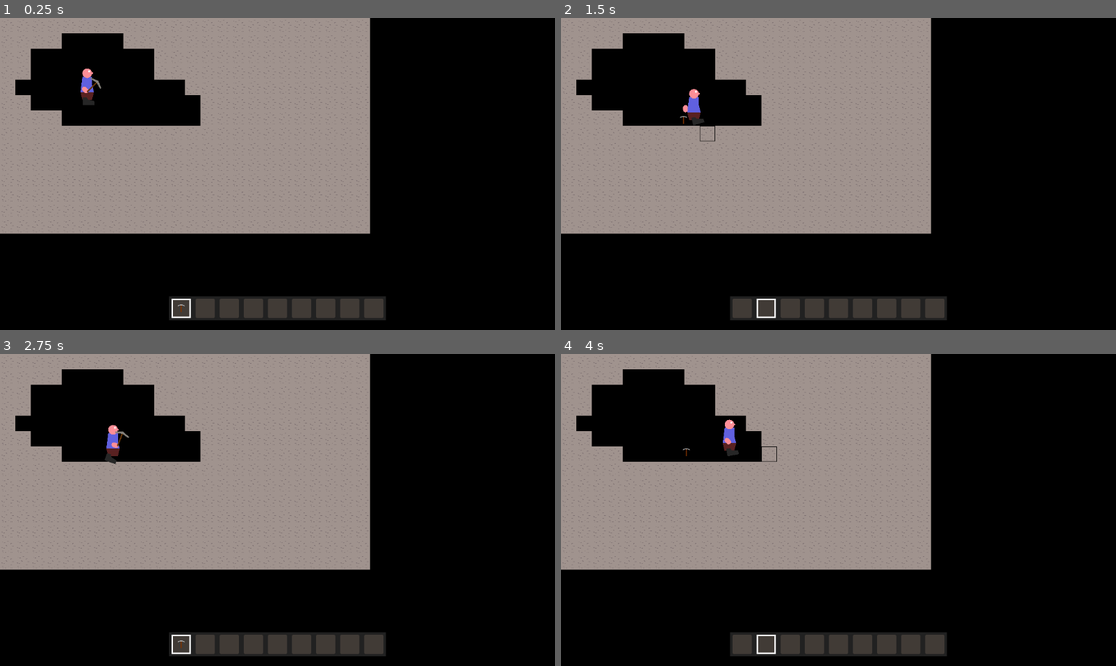
Above: before the commit, frames 1-4 (two rows, left to right).
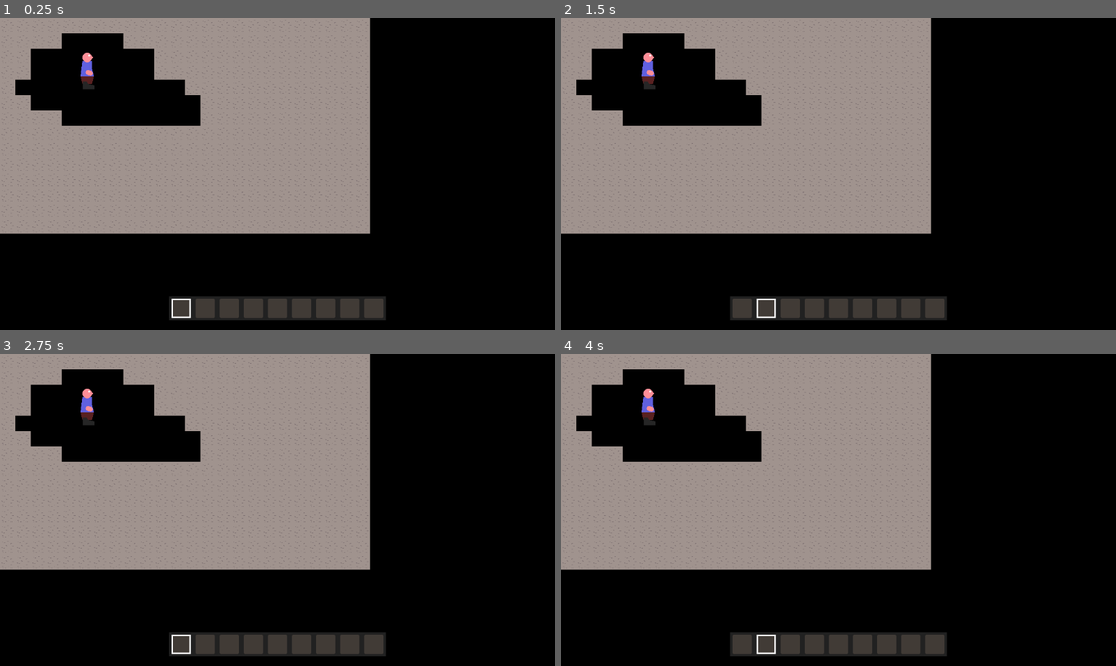
Above: after the commit, the same moments.

Repository: Griiimon/2D-Mining-Sandbox
Game: Godot game, scene res://scenes/game.tscn
The game is run twice, just before and just after one commit, with the same random seed, the same clock (stepped at 60 frames per second) and the same inputs.
Inputs (mouse positions are in pixels of both pictures, inside the frame that each line leads up to):
- Up to frame 1 (0.25 s): no input
- Up to frame 2 (1.5 s): move the mouse to (960, 158) at 0.52 s; hold D (right) from 0.53 s (still down); tap X (drop_item) at 0.6 s; click (960, 158) at 0.67 s; tap Up (jump) at 0.77 s; move the mouse to (727, 189) at 1.27 s; tap E (next_hotbar_item) at 1.35 s
- Up to frame 3 (2.75 s): tap Up (jump) at 1.52 s; move the mouse to (333, 441) at 2.02 s; release D (right) at 2.03 s; hold A (left) from 2.03 s (still down); tap Q (previous_hotbar_item) at 2.1 s
- Up to frame 4 (4 s): move the mouse to (810, 572) at 2.77 s; release A (left) at 2.78 s; hold D (right) from 2.78 s (still down); tap X (drop_item) at 2.85 s; click (810, 572) at 2.92 s; tap Up (jump) at 3.02, 3.77 s; move the mouse to (1005, 556) at 3.52 s; tap E (next_hotbar_item) at 3.6 s

The runs differ from the first frame. In frame 1, 0.4% of the frame differs, in the area x 14-34%, y 11-95%; in frame 2, 0.5%, in the area x 14-28%, y 11-40%; in frame 3, 0.5%; in frame 4, 0.5%.
Error in both runs: Cannot call method 'get_files' on a null value. (res://scripts/data_manager.gd:16)

Commit message:
inventory management

Diff:
--- a/scenes/player.tscn
+++ b/scenes/player.tscn
@@ -114,6 +114,7 @@
 bg_color = Color(0.6, 0.6, 0.6, 0.219608)
 
 [node name="Player" type="CharacterBody2D" node_paths=PackedStringArray("body", "look_pivot", "ray_cast", "main_hand")]
+z_index = 10
 collision_layer = 2
 script = ExtResource("1_ucsv2")
 speed = 100.0
--- a/scripts/inventory.gd
+++ b/scripts/inventory.gd
@@ -12,7 +12,20 @@
 		items.append(InventoryItem.new())
 
 
-func add_item(item: Item, amount: int= 1):
+func add_item(inv_item: InventoryItem, amount: int= 1):
+	inv_item.amount+= amount
+	updated()
+
+
+func sub_item(inv_item: InventoryItem, amount: int= 1):
+	assert(inv_item.amount >= amount)
+	inv_item.amount-= amount
+	if inv_item.amount == 0:
+		inv_item.item= null
+	updated()
+
+
+func add_new_item(item: Item, amount: int= 1):
 	if item.can_stack:
 		for it in items:
 			if it.item == item:
